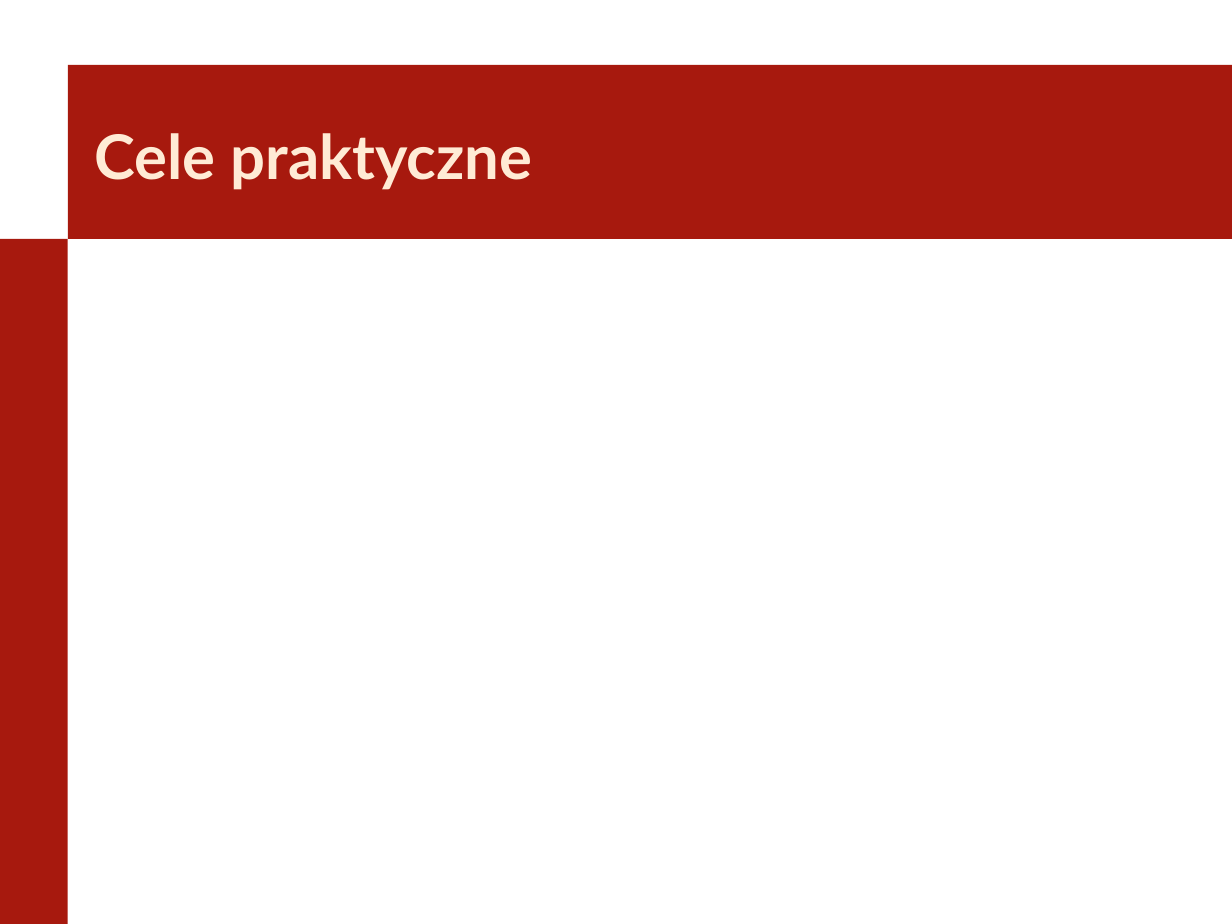
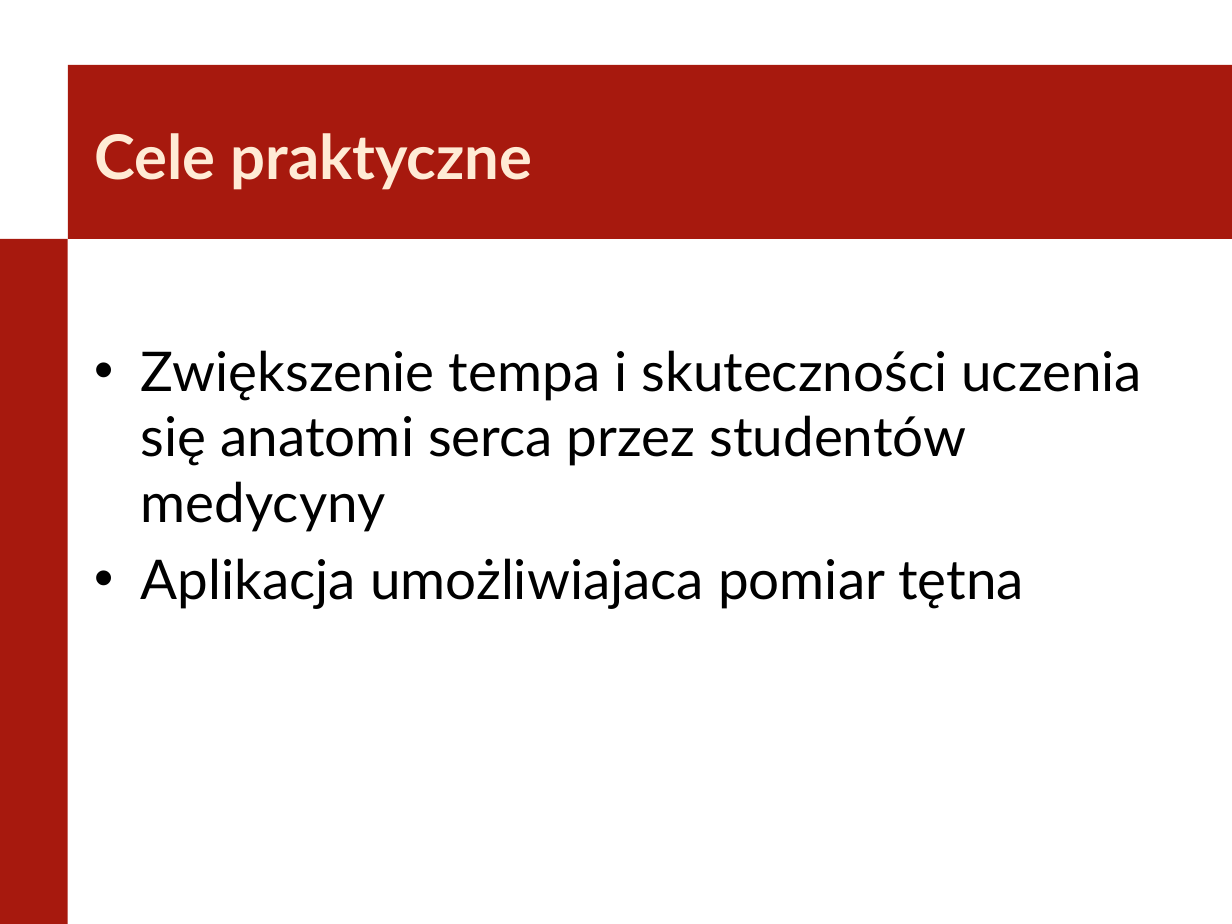
Before and after one commit to Szynal/PWR-W4-INF, a slide deck: slide 10 of Seminarium Dyplomowe/SeminariumDyplomowe.pptx (slide 9 before the commit). Drawn at 1232x924 pixels with LibreOffice and Linux fonts; fonts in the diff are those of the drawing; background and template pictures are left out. Boxes give left, top, right and bottom in pixels: in the first picture for what was removed or moved away, otherwise in the second. Text is boxed around its words. In the diff, an @@ line names an element or a change of style, - is before the commit and + after.

```diff
--- a/Seminarium Dyplomowe/SeminariumDyplomowe.pptx
+++ b/Seminarium Dyplomowe/SeminariumDyplomowe.pptx
@@ text added at box(141, 350, 1142, 609), 32 pt, text #000000 @@
+• Zwiększenie tempa i skuteczności uczenia się anatomi serca przez studentów medycyny
+• Aplikacja umożliwiajaca pomiar tętna
```
Also in this commit, not shown: 10 other slides changed, 4 slides added, 4 slides removed, 2 other files.
